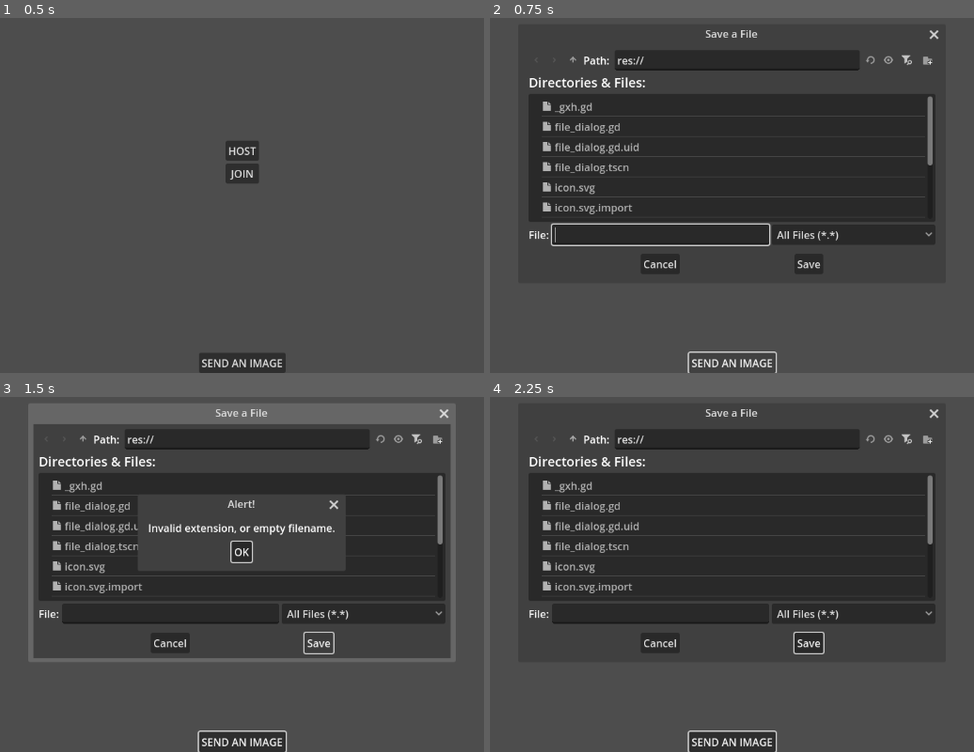
Above: before the commit, frames 1-4 (two rows, left to right).
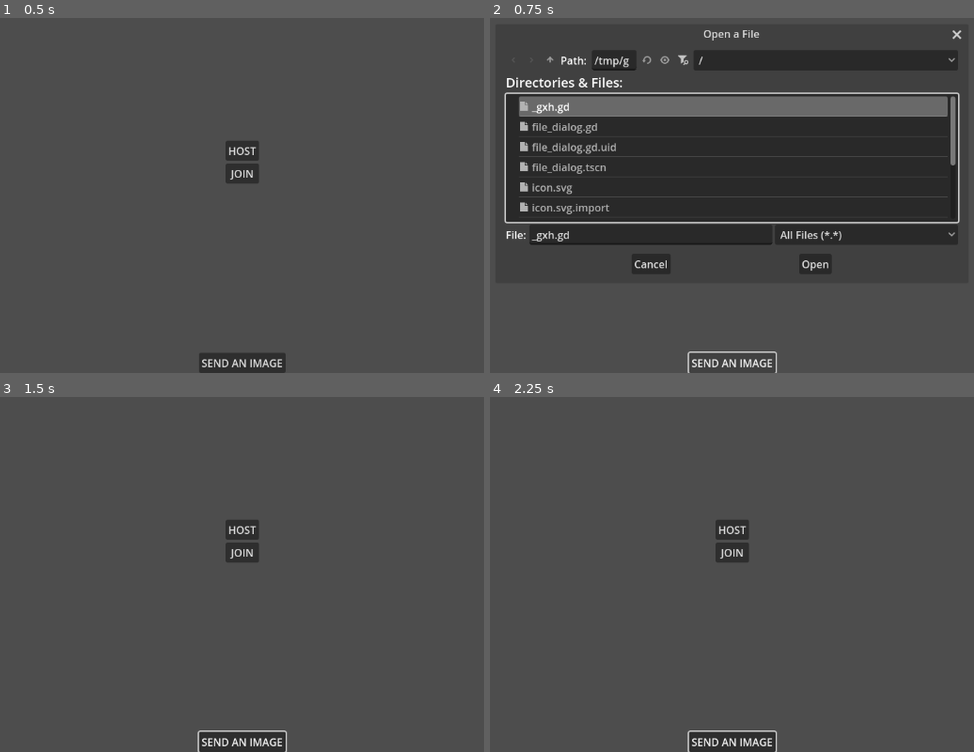
Above: after the commit, the same moments.

Repository: emrullah-enis-ctnky/Godot-MultiUser-Image-Share-Template
Game: Godot game, scene res://main_scene.tscn
Two runs of this game, one before a commit and one after it. Both use one fixed random seed, a clock stepped at 60 frames per second and the inputs below.
Inputs (mouse positions are in pixels of both pictures, inside the frame that each line leads up to):
- Up to frame 1 (0.5 s): no input
- Up to frame 2 (0.75 s): click "SEND AN IMAGE" at 0.5 s
- Up to frame 3 (1.5 s): click "Save" (after the commit: "Open") at 1.25 s
- Up to frame 4 (2.25 s): click (572, 439) at 2.02 s

Frame 1 is identical in both runs. In frame 2, 12% of the frame differs, in the area x 2-98%, y 3-72%; in frame 3, 36%; in frame 4, 37%, in the area x 7-93%, y 3-73%.

Commit message:
Solved some errors

Diff:
--- a/file_dialog.tscn
+++ b/file_dialog.tscn
@@ -3,4 +3,9 @@
 [ext_resource type="Script" uid="uid://dg4ryg4d6xbid" path="res://file_dialog.gd" id="1_btqv8"]
 
 [node name="FileDialog" type="FileDialog"]
+title = "Open a File"
+ok_button_text = "Open"
+dialog_hide_on_ok = true
+file_mode = 0
+access = 2
 script = ExtResource("1_btqv8")
--- a/main_scene.gd
+++ b/main_scene.gd
@@ -10,6 +10,13 @@
 	file_dialog_instance=FILE_DIALOG.instantiate()
 	add_child(file_dialog_instance)
 	file_dialog_instance.file_chosen.connect(on_file_chosen)
+	texture_rect.custom_minimum_size=Vector2(200,150)
+
+
+func texture_size_change():
+	if texture_rect.size.x > 800 or texture_rect.size.y > 600:
+		texture_rect.size.x = min(texture_rect.size.x, 800)
+		texture_rect.size.y = min(texture_rect.size.y, 600)
 func _on_host_button_pressed() -> void:
 	peer.create_server(1500)
 	multiplayer.multiplayer_peer=peer
@@ -34,7 +41,7 @@
 	elif img.load_jpg_from_buffer(image)!=OK:
 		var tex:=ImageTexture.create_from_image(img)
 		texture_rect.texture=tex
-
+	texture_size_change()
 func _on_send_button_pressed() -> void:
 	file_dialog_instance.popup_centered()
 func on_file_chosen(path):
--- a/main_scene.tscn
+++ b/main_scene.tscn
@@ -55,6 +55,7 @@
 
 [node name="TextureRect" type="TextureRect" parent="CanvasLayer/VBoxContainerImage"]
 layout_mode = 2
+expand_mode = 1
 
 [connection signal="pressed" from="CanvasLayer/sendButton" to="." method="_on_send_button_pressed"]
 [connection signal="pressed" from="CanvasLayer/VBoxContainer/hostButton" to="." method="_on_host_button_pressed"]
